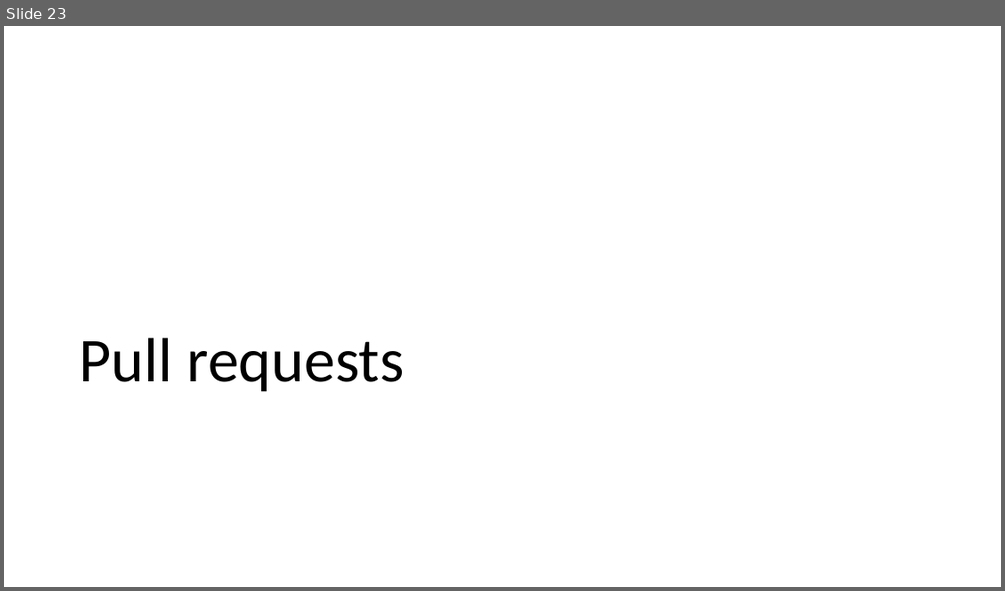
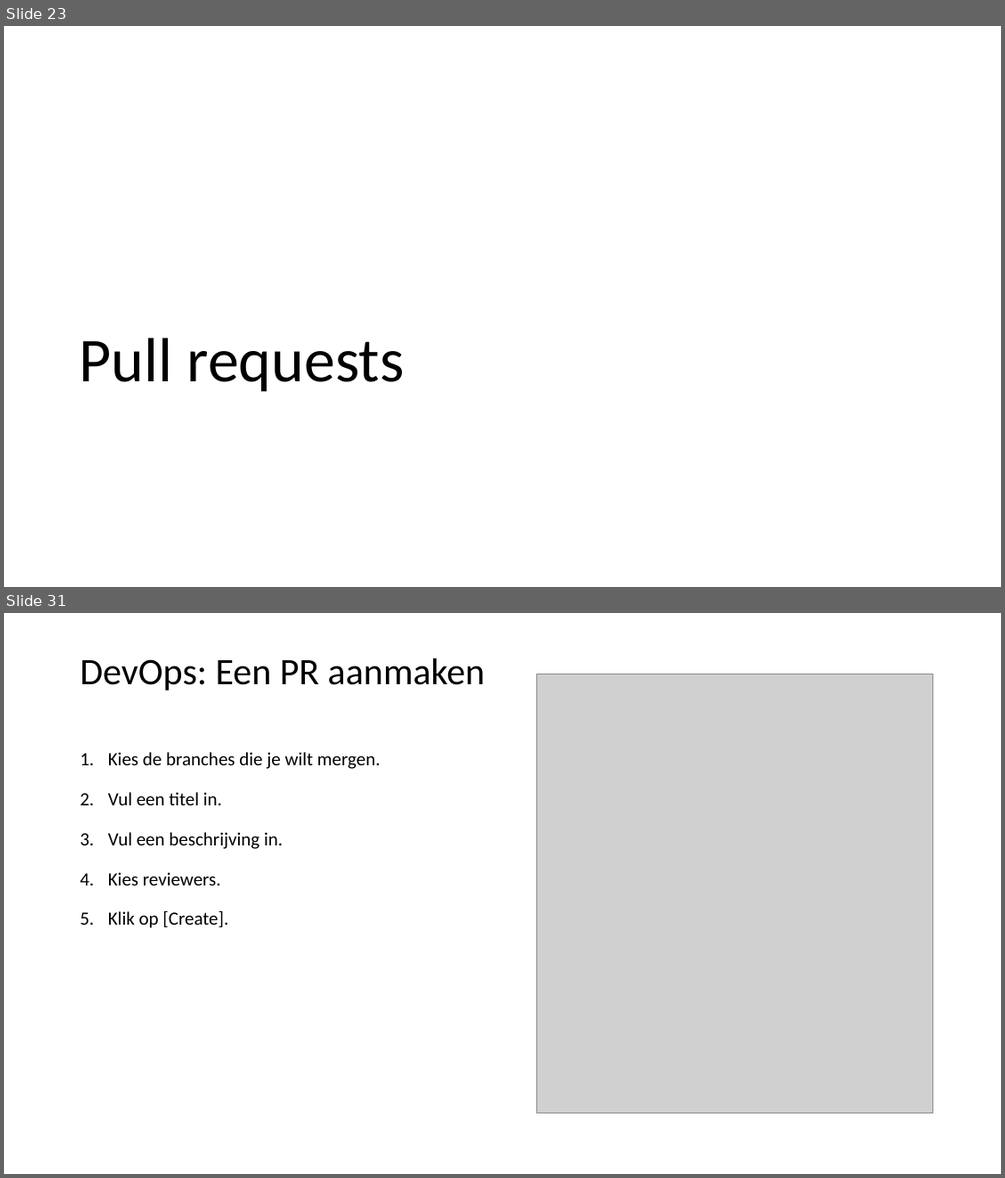
Before and after one commit to LFKoning/knowledge-sharing, a slide deck: git_course/2_collaboration/git_collaboration.pptx. Shown one above the other, each under a label of ours: slide 23 before the commit, slides 23 and 31 after it; the slides between them are not shown. The pictures are 1005x591 and 1005x1178 pixels, drawn with LibreOffice and Linux fonts; fonts in the diff are those of the drawing; grey boxes stand for pictures. Boxes give left, top, right and bottom in pixels: in the first picture for what was removed or moved away, otherwise in the second. Text is boxed around its words. In the diff, an @@ line names an element or a change of style, - is before the commit and + after.

```diff
--- a/git_course/2_collaboration/git_collaboration.pptx
+++ b/git_course/2_collaboration/git_collaboration.pptx
@@ slide 31 added at [4,613,1001,1174], background #FFFFFF @@
@@ title added at [80,658,485,690], 36 pt, text #000000 @@
+DevOps: Een PR aanmaken
@@ picture added at [536,674,932,1113] @@
@@ text added at [108,752,380,928], 18 pt, text #000000 @@
+1. Kies de branches die je wilt mergen.
+2. Vul een titel in.
+3. Vul een beschrijving in.
+4. Kies reviewers.
+5. Klik op [Create].
```
Also in this commit, not shown: 2 slides changed, 24 other slides added, 2 other files.
